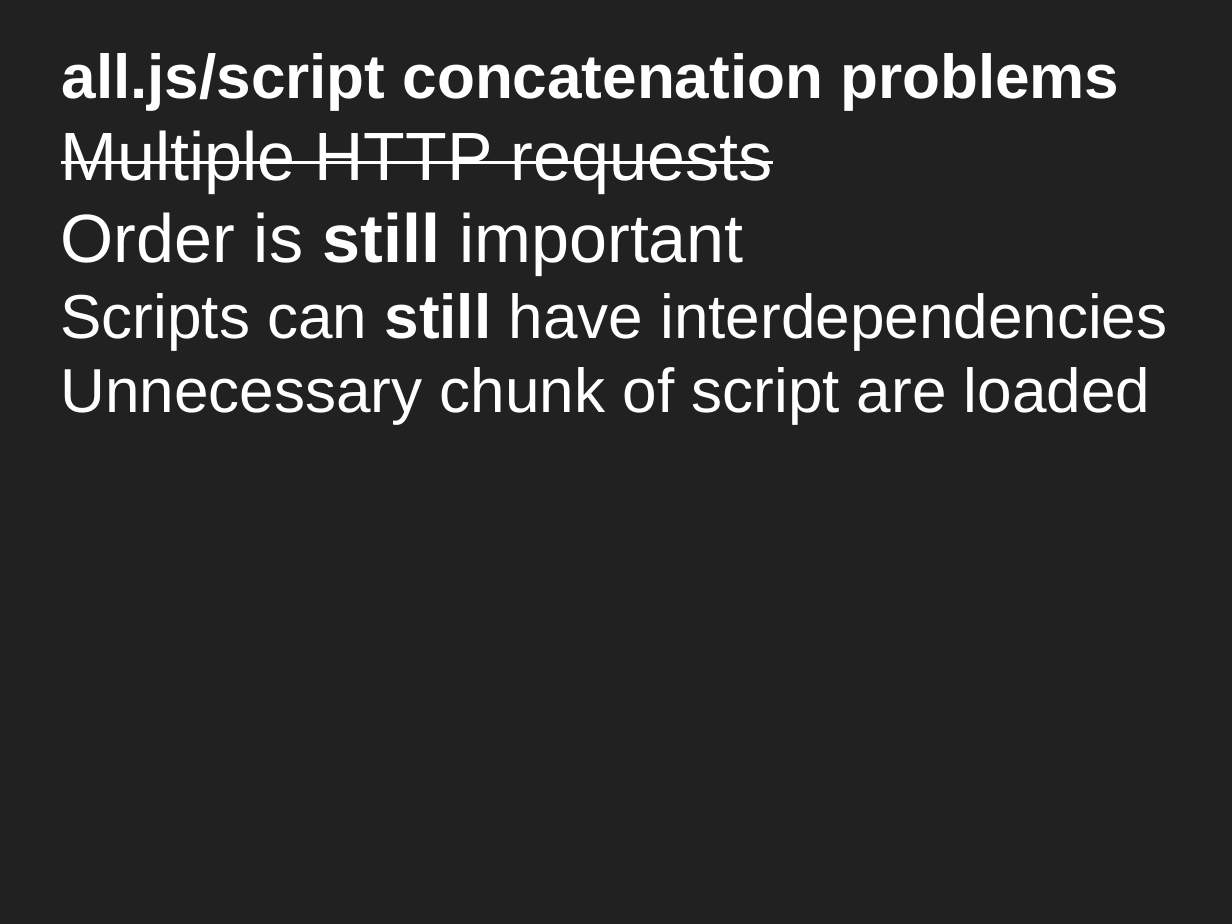
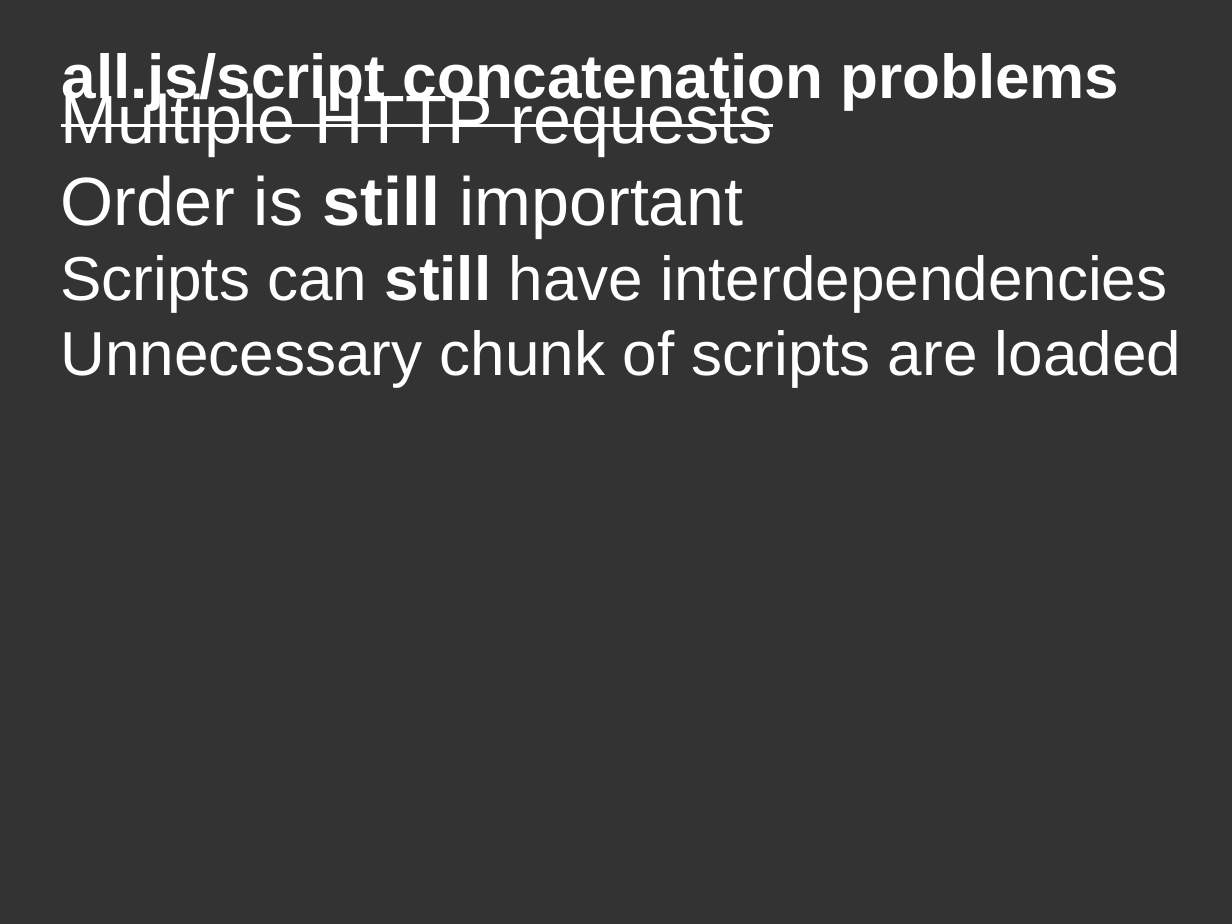
Before and after one commit to DanYellow/misc-tests, a slide deck: slide 6 of webpack-presentation-examples/webpack-presentation.odp. Drawn at 1232x924 pixels with LibreOffice and Linux fonts; fonts in the diff are those of the drawing. Boxes give left, top, right and bottom in pixels: in the first picture for what was removed or moved away, otherwise in the second. Text is boxed around its words. In the diff, an @@ line names an element or a change of style, - is before the commit and + after.

```diff
--- a/webpack-presentation-examples/webpack-presentation.odp
+++ b/webpack-presentation-examples/webpack-presentation.odp
@@ background #212121 to #333333 @@
@@ title at <box>61,88,1181,386</box>: text changed @@
-Multiple HTTP requests
-Order is still important
-Scripts can still have interdependencies
-Unnecessary chunk of script are loaded
+Multiple HTTP requests
+Order is still important
+Scripts can still have interdependencies
+Unnecessary chunk of scripts are loaded
```
Also in this commit, not shown: 41 other slides changed, 6 slides added, 2 slides removed, 17 other files.
